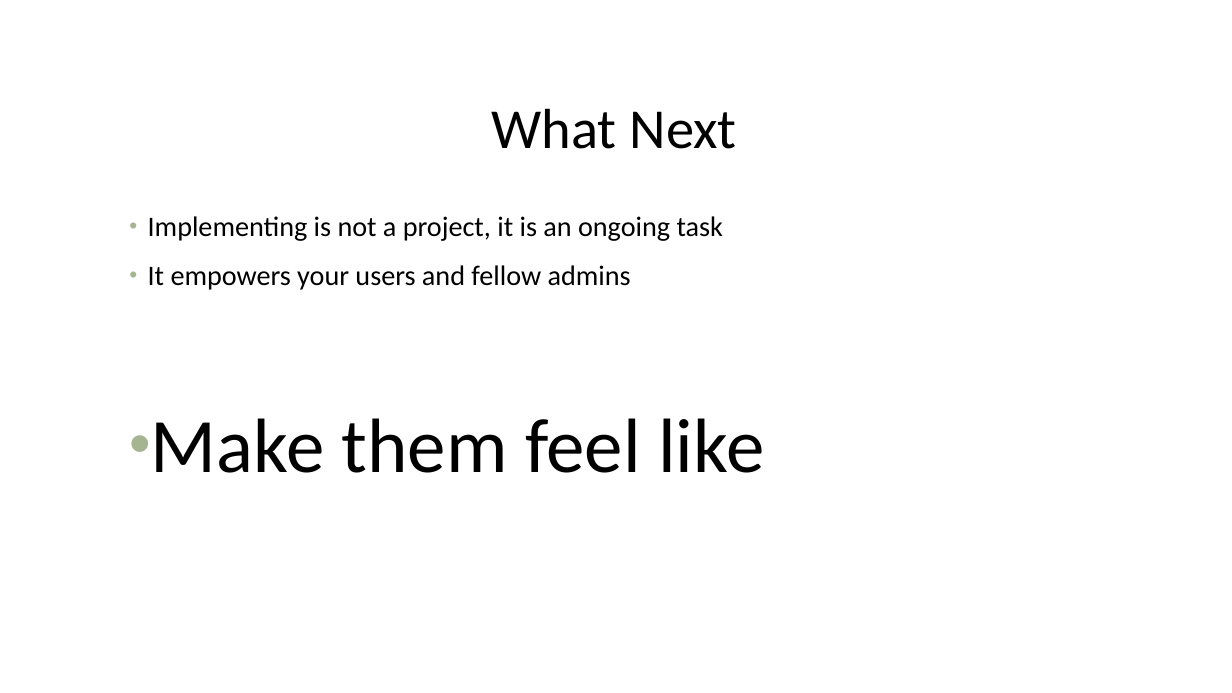
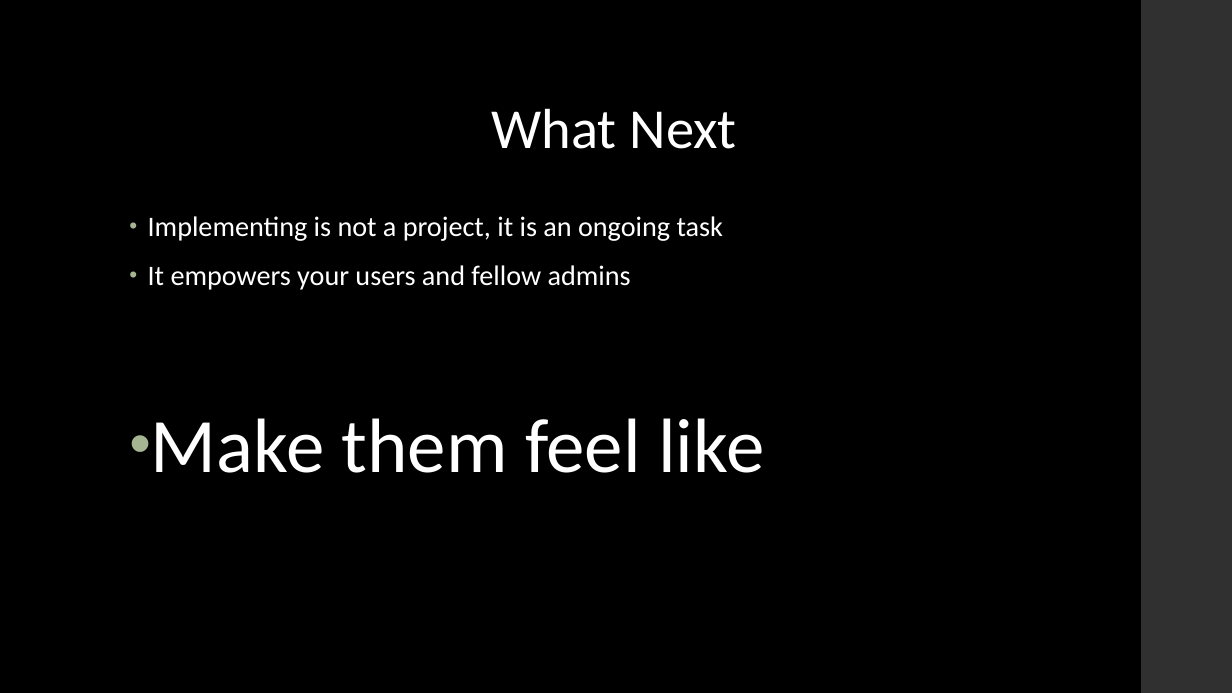
Before and after one commit to P0w3rChi3f/JEA-Just-Enough-Admin, a slide deck: slide 15 of Docs/PowerShell JEA.pptx. Drawn at 1232x693 pixels with LibreOffice and Linux fonts; fonts in the diff are those of the drawing; background and template pictures are left out. Boxes give left, top, right and bottom in pixels: in the first picture for what was removed or moved away, otherwise in the second. Text is boxed around its words. In the diff, an @@ line names an element or a change of style, - is before the commit and + after.

```diff
--- a/Docs/PowerShell JEA.pptx
+++ b/Docs/PowerShell JEA.pptx
@@ background #FFFFFF to #000000 @@
@@ rectangle added at (1141,0,1232,693), fill #303030 @@
@@ text "What Next" at (492,108,737,149): text colour #000000 to #FFFFFF @@
@@ text "Implementing is not a project, ..." at (148,216,764,473): text colour #000000 to #FFFFFF @@
```
Also in this commit, not shown: 16 other slides changed, 2 slides added, 2 slides removed, 1 other file.
